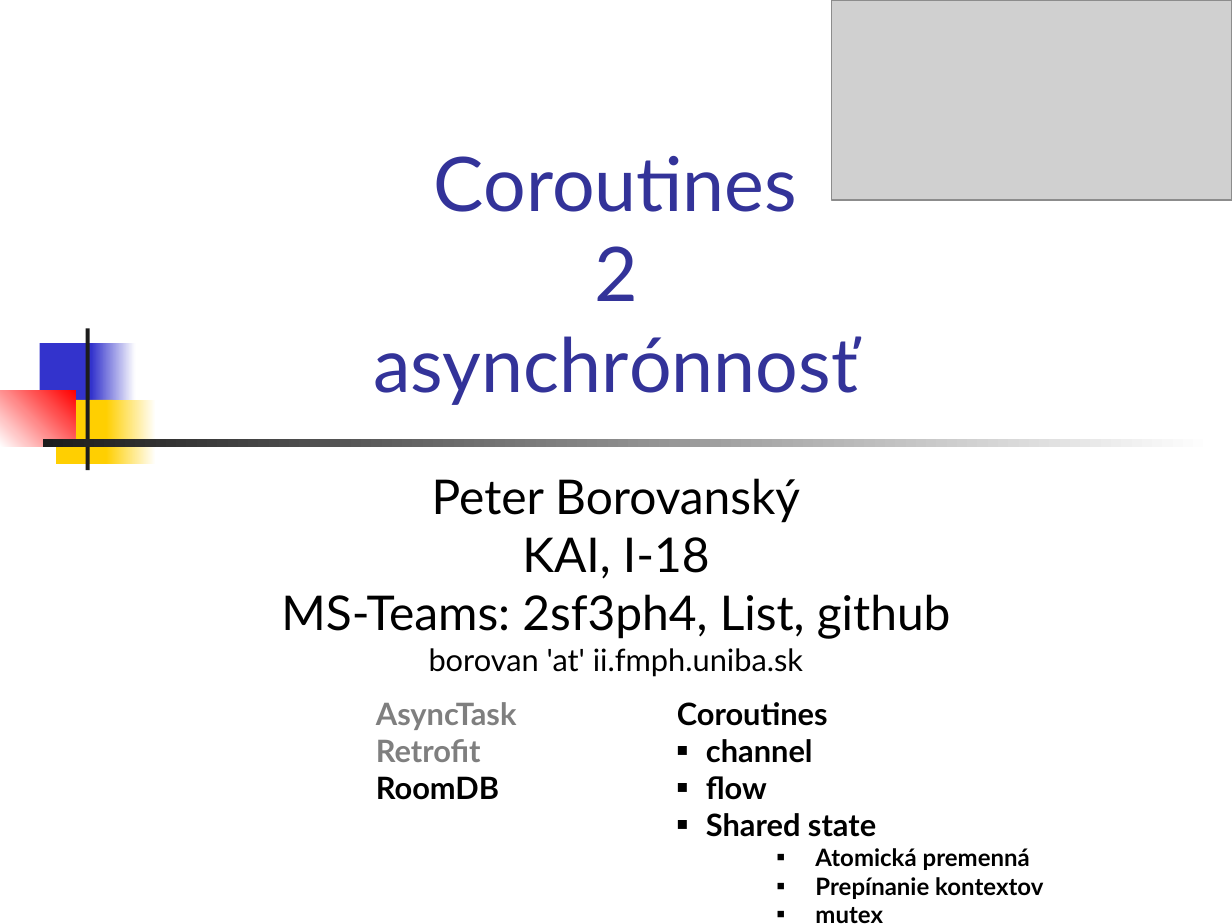
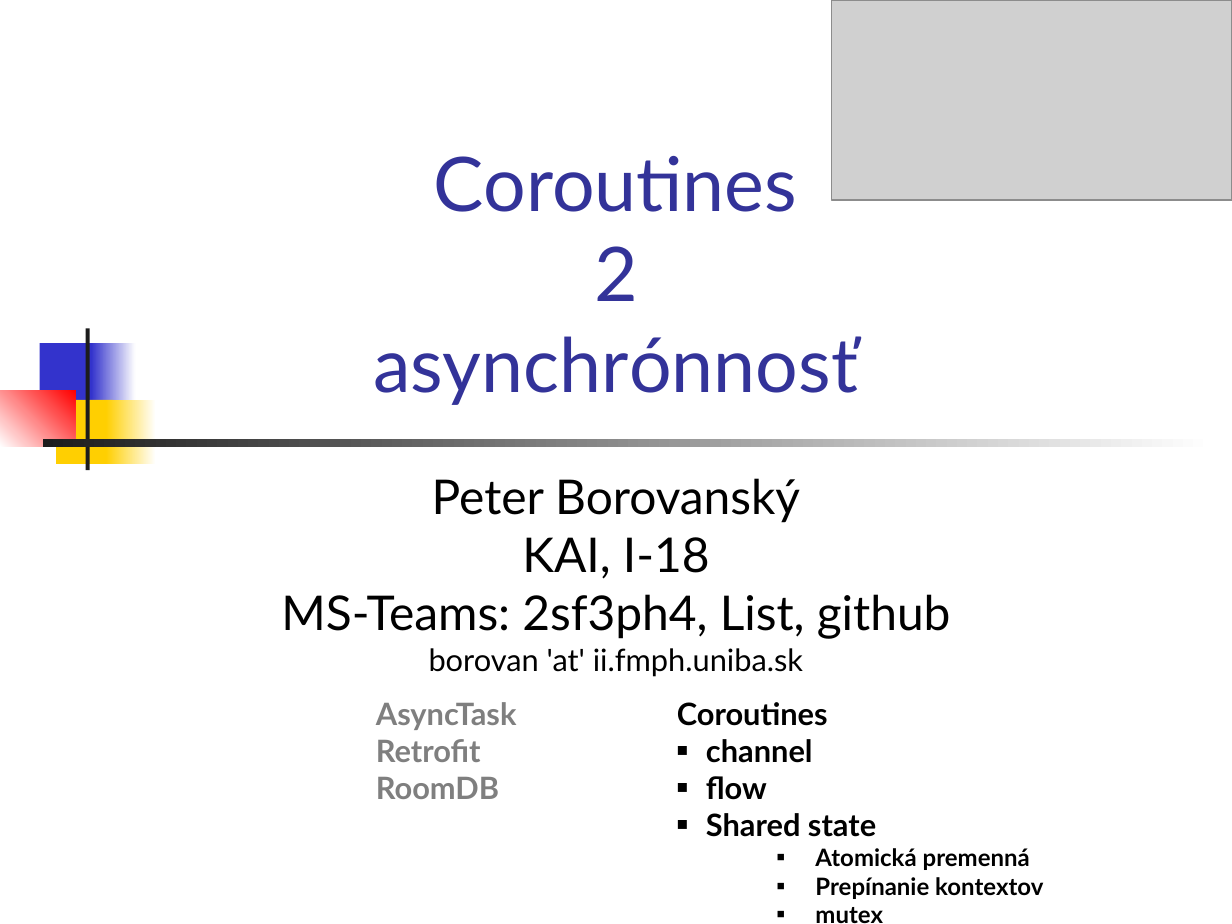
Before and after one commit to vmandro/Prednasky, a slide deck: slide 1 of 10/10B_Android.ppt. Drawn at 1232x924 pixels with LibreOffice and Linux fonts; fonts in the diff are those of the drawing; grey boxes stand for pictures. Boxes give left, top, right and bottom in pixels: in the first picture for what was removed or moved away, otherwise in the second. Text is boxed around its words. In the diff, an @@ line names an element or a change of style, - is before the commit and + after.

```diff
--- a/10/10B_Android.ppt
+++ b/10/10B_Android.ppt
@@ text at bbox=[376, 777, 499, 799]: text colour #000000 to #7F7F7F in "RoomDB" @@
```
Also in this commit, not shown: 7 other slides changed, 7 slides added, 3 slides removed, 2 other files.
